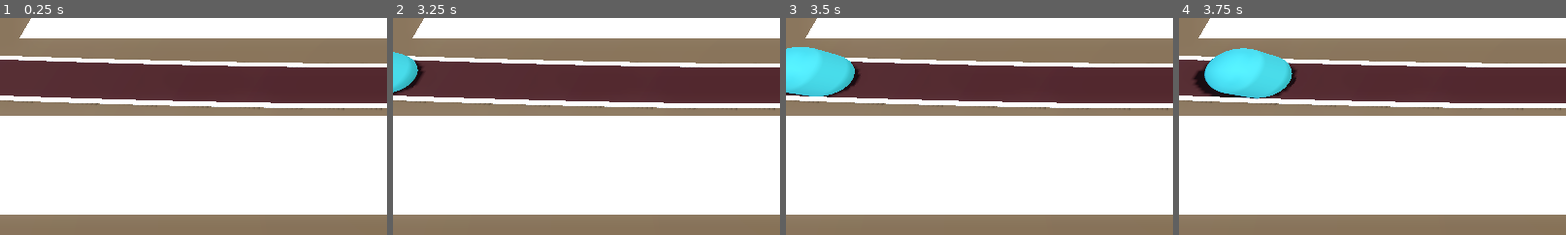
Above: before the commit, frames 1-4 (left to right).
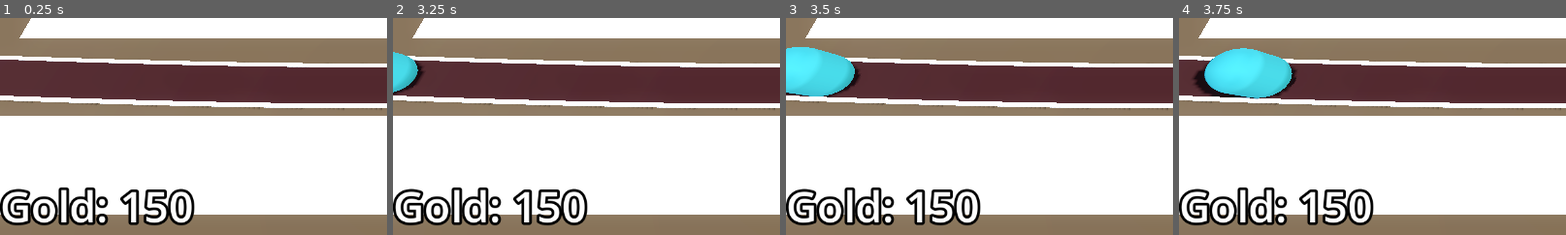
Above: after the commit, the same moments.

Repository: mje819/Barbarian-Blaster
Game: Godot game, scene res://base_level.tscn
Two runs of this game, one before a commit and one after it. Both use one fixed random seed, a clock stepped at 60 frames per second and the inputs below.
Inputs (mouse positions are % of the whole screen's width and height, from its top left):
- Up to frame 1 (0.25 s): no input
- Up to frame 2 (3.25 s): tap Enter at 0.5, 2 s; move the mouse to (72, 45) at 0.52 s; click (72, 45) at 0.6 s; tap Space at 1.25, 2.75 s; move the mouse to (30, 55) at 1.27 s; click (30, 55) at 1.35 s; move the mouse to (60, 28) at 2.02 s; click (60, 28) at 2.1 s; move the mouse to (45, 70) at 2.77 s; click (45, 70) at 2.85 s
- Up to frame 3 (3.5 s): no input
- Up to frame 4 (3.75 s): move the mouse to (80, 65) at 3.52 s; click (80, 65) at 3.6 s
The pictures show only the part of the screen within x 0-50%, y 50-100%; the shares and areas given below are measured in that part.

The runs differ from the first frame. In frame 1, 4.6% of the frame differs, in the area x 0-51%, y 78-96%; in frame 2, 4.6%; in frame 3, 4.6%; in frame 4, 4.6%.

Commit message:
create gold bank wip

Diff:
--- /dev/null
+++ b/Bank/bank.gd
@@ -0,0 +1,14 @@
+extends MarginContainer
+
+@onready var label: Label = $Label
+
+@export var starting_gold := 150
+
+var gold : int :
+	set(new_gold):
+			gold = max(0,new_gold)
+			label.text = "Gold: " + str(gold)
+
+
+func _ready() -> void:
+	gold = starting_gold
--- a/Enemy/enemy.gd
+++ b/Enemy/enemy.gd
@@ -2,7 +2,7 @@
 class_name Enemy
 
 ## The speed in m/s the enemy will move (reset back to 6.5)
-@export var speed := 8.5
+@export var speed := 10
 @export var max_health := 50
 
 @onready var animation_player: AnimationPlayer = $AnimationPlayer
--- a/base_level.tscn
+++ b/base_level.tscn
@@ -7,6 +7,7 @@
 [ext_resource type="PackedScene" uid="uid://b6a3tfb71rtov" path="res://Base/base.tscn" id="3_eesb3"]
 [ext_resource type="Script" uid="uid://bon5dpar4wygo" path="res://turret_manager.gd" id="5_ftfrf"]
 [ext_resource type="PackedScene" uid="uid://d01unib15e15u" path="res://Turret/turret.tscn" id="6_u2wky"]
+[ext_resource type="Script" uid="uid://brmiqfbffbybp" path="res://Bank/bank.gd" id="8_bkkah"]
 
 [sub_resource type="ProceduralSkyMaterial" id="ProceduralSkyMaterial_4sal3"]
 sky_horizon_color = Color(0.66224277, 0.6717428, 0.6867428, 1)
@@ -37,6 +38,11 @@
 [sub_resource type="StandardMaterial3D" id="StandardMaterial3D_3o4py"]
 
 [sub_resource type="StandardMaterial3D" id="StandardMaterial3D_bo3yr"]
+
+[sub_resource type="LabelSettings" id="LabelSettings_2elnx"]
+font_size = 64
+outline_size = 16
+outline_color = Color(0, 0, 0, 1)
 
 [node name="BaseLevel" type="Node3D"]
 
@@ -129,4 +135,20 @@
 turret = ExtResource("6_u2wky")
 enemy_path = NodePath("../EnemyPath")
 
+[node name="Bank" type="MarginContainer" parent="."]
+anchors_preset = 15
+anchor_right = 1.0
+anchor_bottom = 1.0
+grow_horizontal = 2
+grow_vertical = 2
+mouse_filter = 2
+script = ExtResource("8_bkkah")
+
+[node name="Label" type="Label" parent="Bank"]
+layout_mode = 2
+size_flags_horizontal = 0
+size_flags_vertical = 8
+text = "Gold: 150"
+label_settings = SubResource("LabelSettings_2elnx")
+
 [connection signal="timeout" from="EnemyPath/Timer" to="EnemyPath" method="_on_timer_timeout"]
Not shown, added: Bank/bank.gd.uid
Not shown: 1 places in base_level.tscn that only renumber resources
